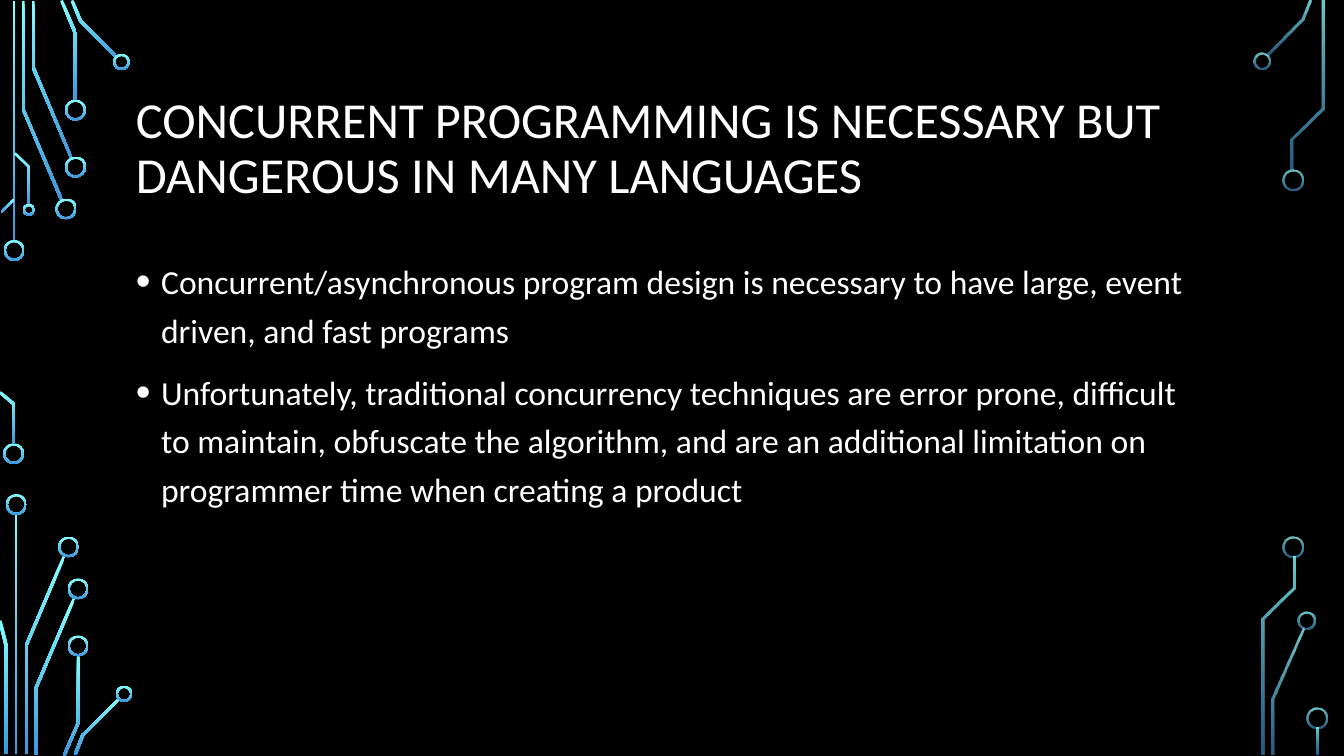
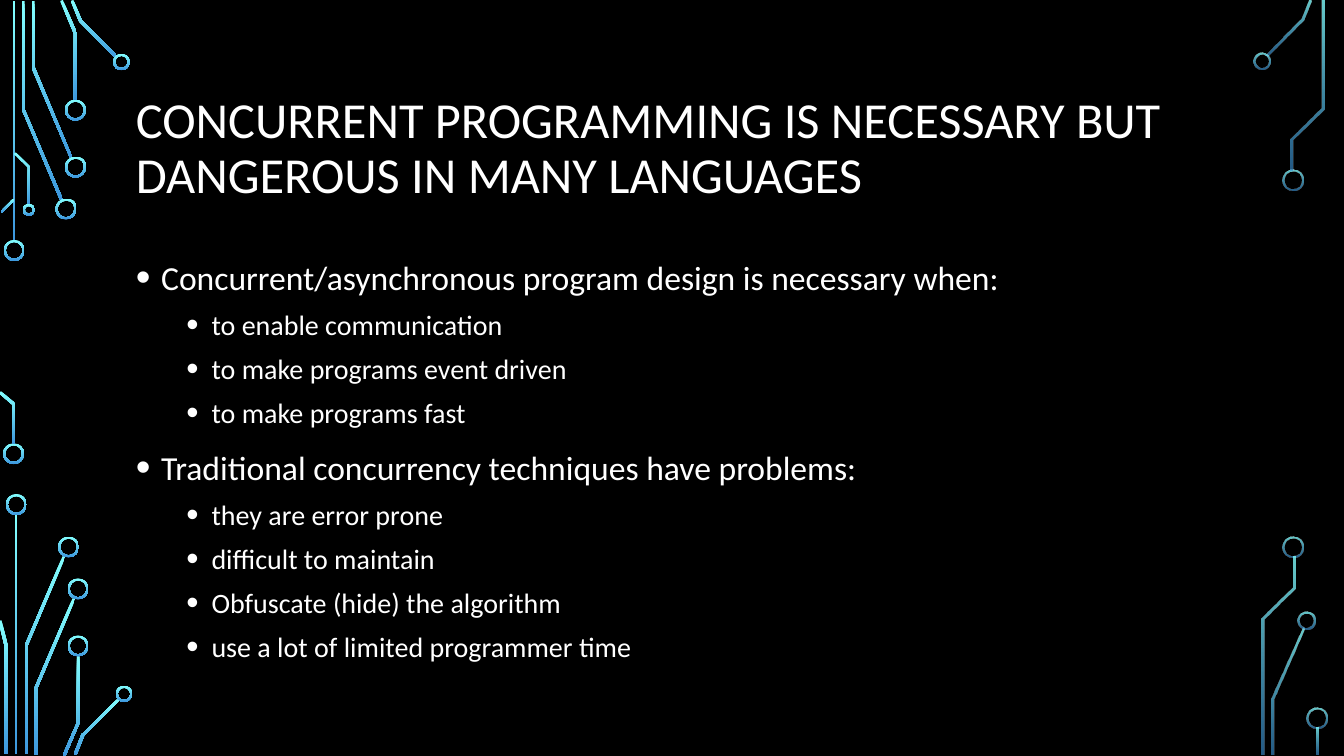
Before and after one commit to durandaltheta/3, a slide deck: slide 5 of DFC3.pptx. Drawn at 1344x756 pixels with LibreOffice and Linux fonts; fonts in the diff are those of the drawing; background and template pictures are left out. Boxes give left, top, right and bottom in pixels: in the first picture for what was removed or moved away, otherwise in the second. Text is boxed around its words. In the diff, an @@ line names an element or a change of style, - is before the commit and + after.

```diff
--- a/DFC3.pptx
+++ b/DFC3.pptx
@@ text at [161, 266, 999, 662]: text changed; size 24 to 20 pt @@
-• Concurrent/asynchronous program design is necessary to have large, event driven, and fast programs
-• Unfortunately, traditional concurrency techniques are error prone, difficult to maintain, obfuscate the algorithm, and are an additional limitation on programmer time when creating a product
+• Concurrent/asynchronous program design is necessary when:
+  • to enable communication
+  • to make programs event driven
+  • to make programs fast
+• Traditional concurrency techniques have problems:
+  • they are error prone
+  • difficult to maintain
+  • Obfuscate (hide) the algorithm
+  • use a lot of limited programmer time
```
Also in this commit, not shown: 15 other slides changed.
